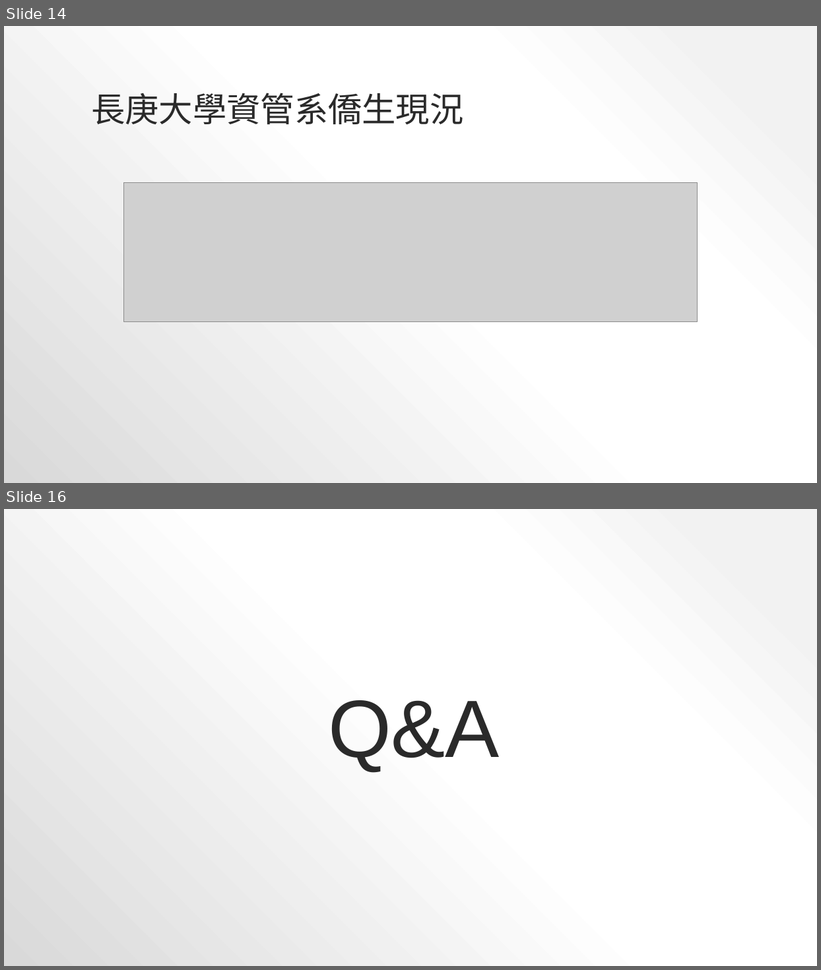
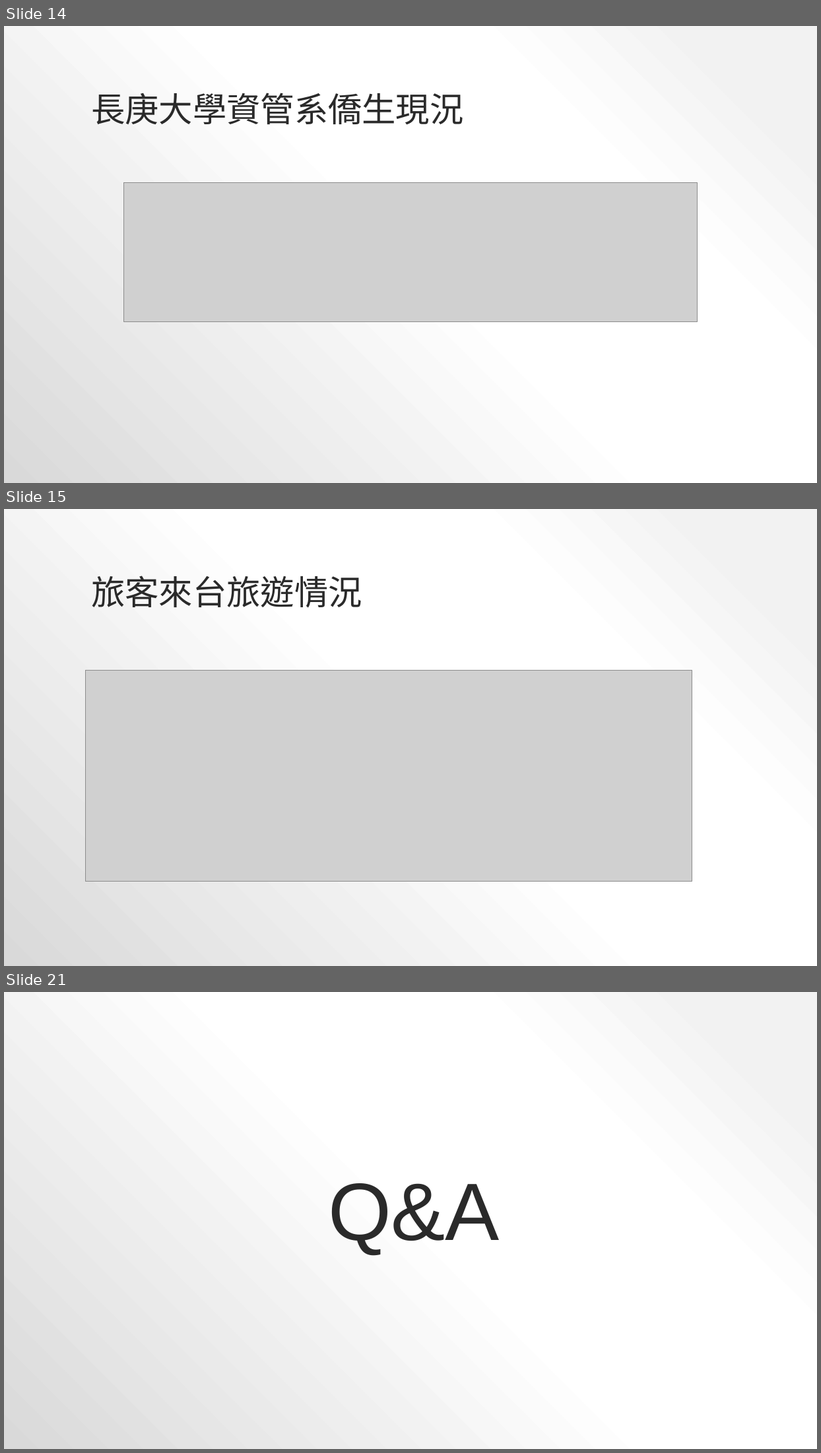
Before and after one commit to YeungSaoIan/CGUIM_BigData_FinalReport-B0344122, a slide deck: FinalReportPPT.pptx. Shown one above the other, each under a label of ours: slides 14 and 16 before the commit, slides 14, 15 and 21 after it; the slides between them are not shown. The pictures are 821x970 and 821x1453 pixels, drawn with LibreOffice and Linux fonts; fonts in the diff are those of the drawing; grey boxes stand for pictures. Boxes give left, top, right and bottom in pixels: in the first picture for what was removed or moved away, otherwise in the second. Text is boxed around its words. In the diff, an @@ line names an element or a change of style, - is before the commit and + after.

```diff
--- a/FinalReportPPT.pptx
+++ b/FinalReportPPT.pptx
@@ slide 15 added at <box>4,509,817,966</box>, background gradient #F2F2F2 to #FFFFFF to #D9D9D9 @@
@@ title added at <box>91,576,362,608</box>, 40 pt, text #2A2A2A @@
+旅客來台旅遊情況
@@ picture added at <box>85,671,692,882</box> @@
@@ what was slide 16 is now slide 21 @@
```
Also in this commit, not shown: 5 other slides added, 1 slide removed, 10 other files.
